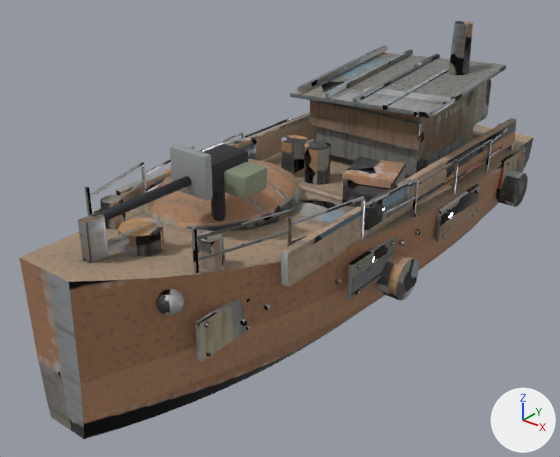
An edit to the glTF model models/units/skiff.glb, drawn before and after from the same camera.
The view is the same before and after, from a 50 mm lens placed at (4.17, -5.78, 3.66), pointed at (-0.26, -0.24, 0.23). Every picture has the same lights, and +X, +Y and +Z are marked at lower right. The first picture is the older version. Where no turn or scale is listed for an object, it has been applied to the vertices. Vertices at exactly the same position are counted once.

Objects in the first picture: 'Barrel', 'Hull', 'Turret'.
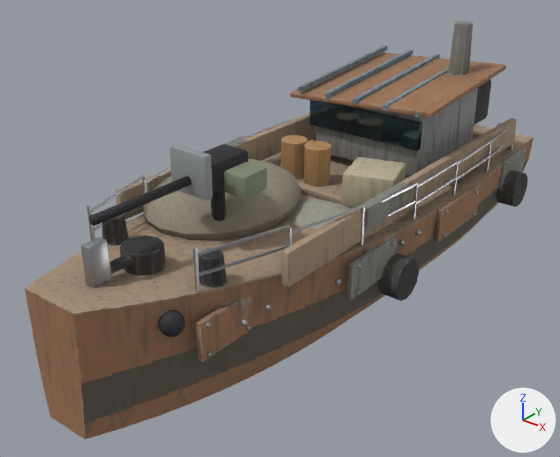
The change, as a list of edits to the scene's bpy script:
```text
Change me_hullmesh:
    where me_hullmesh.from_pydata(...)  # 9574 vertices, 18620 faces; spans x -1.28..1.26, y -3.15..3.75, z -0.5..2.05
    used by ob_hull; location = (0.0, 0.0, 0.0)
    me_hullmesh part 1: the loose piece of 8 vertices spanning x -1.05..-0.98, y -0.68..0.12, z 0.97..0.99 is moved by (0.0, 0.0, -0.04)
    me_hullmesh part 2: the loose piece of 8 vertices spanning x -0.84..-0.82, y -1.49..-1.47, z 0.77..1.13 is moved by (0.0, 0.0, -0.1)
    me_hullmesh part 3: the loose piece of 8 vertices spanning x -1.0..-0.82, y -1.48..-0.68, z 1.05..1.07 is moved by (0.0, 0.0, -0.08)
    me_hullmesh part 4: the loose piece of 8 vertices spanning x -1.0..-0.82, y -1.48..-0.68, z 0.88..0.9 is moved by (0.0, 0.0, -0.08)
    me_hullmesh part 5: the loose piece of 8 vertices spanning x -0.61..-0.58, y -2.29..-2.27, z 0.9..1.26 is moved by (0.0, 0.0, -0.16)
    me_hullmesh part 6: the loose piece of 8 vertices spanning x -0.84..-0.58, y -2.28..-1.48, z 1.17..1.19 is moved by (0.0, 0.0, -0.13)
    me_hullmesh part 7: the loose piece of 8 vertices spanning x -0.84..-0.58, y -2.28..-1.48, z 1.0..1.02 is moved by (0.0, 0.0, -0.13)
    me_hullmesh part 8: the loose piece of 8 vertices spanning x 1.03..1.06, y 0.11..0.13, z 0.61..0.97 is moved by (0.0, 0.0, -0.03)
    me_hullmesh part 9: 2128 of 9574 vertices moved; they spanned x -1.1..1.1, y -3.15..1.15, z -0.4..1.33 and now span x -1.1..1.1, y -3.15..1.15, z -0.4..1.13; mean shift (0.0, 0.0, -0.04); largest move (-0.28, -3.15, 1.1) -> (-0.28, -3.15, 0.85)
    me_hullmesh part 10: 18300 kept faces spanning x -1.28..1.26, y -3.15..3.75, z -0.5..2.05 get new texture (UV) coordinates
```

What differs and where, as boxes [x1, y1, x2, y2] in the pictures (560 x 457 px; the box of a moved part takes in the faces that stretch with it):
'Hull', reshaped
    before: [19, 21, 534, 439]
    after: [24, 21, 534, 439]
part 1 of me_hullmesh, moved or reshaped
    before: [200, 132, 244, 152]
    after: [225, 136, 244, 144]
part 2 of me_hullmesh, moved or reshaped
    before: [141, 167, 147, 194]
    after: [142, 178, 147, 193]
part 3 of me_hullmesh, moved or reshaped
    before: [146, 146, 195, 175]
    after: [146, 166, 171, 183]
part 4 of me_hullmesh, moved or reshaped (not visible afterwards)
    before: [147, 180, 163, 192]
part 5 of me_hullmesh, moved or reshaped
    before: [85, 187, 92, 216]
    after: [87, 205, 95, 240]
part 6 of me_hullmesh, moved or reshaped
    before: [90, 162, 144, 198]
    after: [92, 175, 145, 212]
part 7 of me_hullmesh, moved or reshaped
    before: [92, 180, 145, 214]
    after: [94, 193, 144, 231]
part 8 of me_hullmesh, moved or reshaped
    before: [412, 181, 419, 217]
    after: [412, 183, 418, 220]
part 9 of me_hullmesh, moved or reshaped
    before: [19, 138, 481, 439]
    after: [24, 139, 481, 439]
part 10 of me_hullmesh, surface changed
    both: [25, 21, 534, 439]
